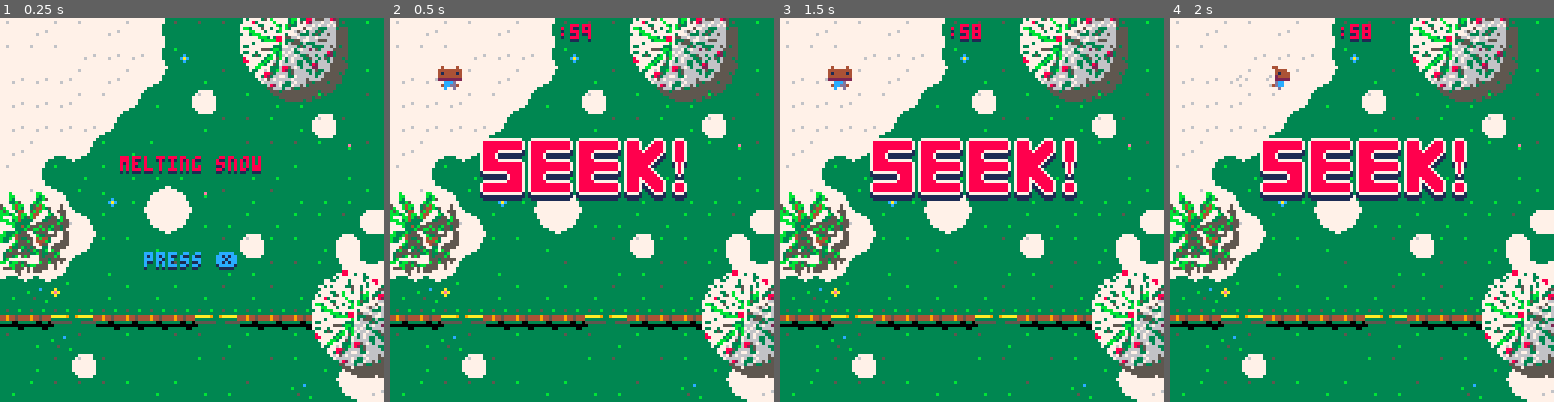
Above: before the commit, frames 1-4 (left to right).
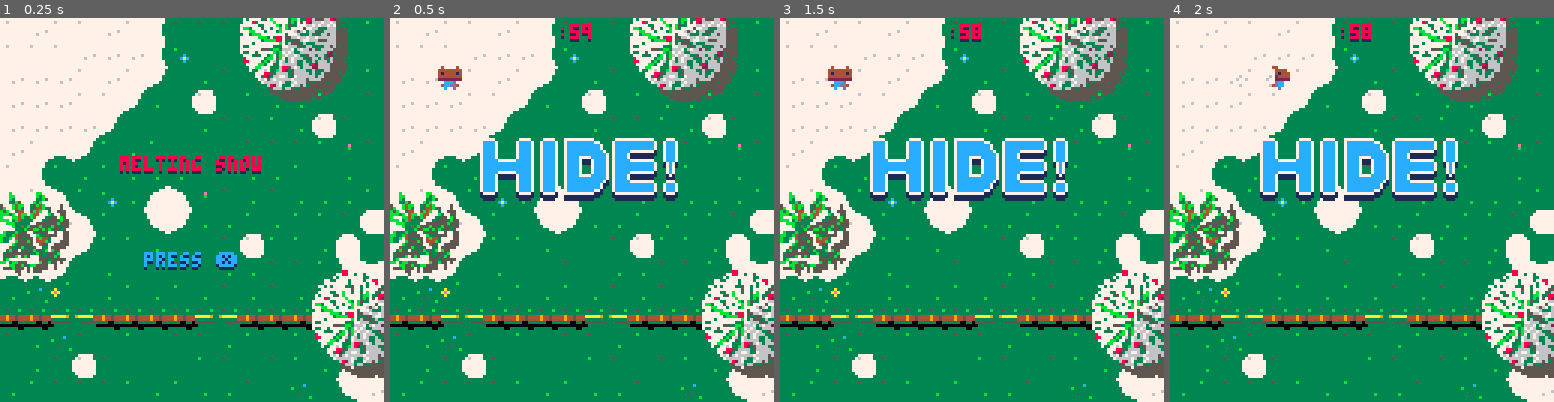
Above: after the commit, the same moments.

Repository: ElectricToy/pico-8
Game: PICO-8 cartridge snow.p8
Same seed, same stepped clock (60 frames per second), same inputs: the game is played once before the commit and once after it.
Inputs:
- Up to frame 1 (0.25 s): no input
- Up to frame 2 (0.5 s): tap X (X key) at 0.33 s
- Up to frame 3 (1.5 s): tap O (Z key) at 0.7 s; tap X (X key) at 1.07 s
- Up to frame 4 (2 s): hold Right from 1.6 s (still down); tap O (Z key) at 1.7 s; tap X (X key) at 1.85 s

Frame 1 is identical in both runs. In frame 2, 7.7% of the frame differs, in the area x 23-78%, y 31-48%; in frame 3, 7.7%; in frame 4, 7.7%.

Commit message:
Button-based searching.

Diff:
--- a/snow.p8
+++ b/snow.p8
@@ -1010,7 +1010,7 @@
 
 function drawcountdown( countdown )
 	-- flicker, urgency color, etc.
-	-- todo
+	-- todo sound
 
 	local totalseconds = flr( ticks_to_seconds( countdown ))
 	local minutes = flr( totalseconds / 60 )
@@ -1100,8 +1100,51 @@
 end
 
 lastsearchedcovering = nil
-
-function testseekerfoundhider()
+seeker_searching = false
+seeking_completion = 0
+
+function donesearching( seekercovering )
+	seeker_searching = false
+	seeking_completion = 0
+end
+
+function updateSeekerCoveredSearching( seekercovering )
+
+	printh( "updateSeekerCoveredSearching" )
+
+	-- ignore the same cover we last searched.
+	if seekercovering == lastsearchedcovering then
+		return
+	end
+
+	seeker_searching = true
+
+	-- Update button presses for searching.
+
+	seeking_completion = clamp( seeking_completion - 0.001, 0, 1 )
+	if actionbuttonjustdown() then
+		seeking_completion = clamp( seeking_completion + 0.05, 0, 1 )
+	end
+
+	if seeking_completion >= 1.0 then
+		if lastsearchedcovering then
+			lastsearchedcovering.visible = true
+		end
+
+		lastsearchedcovering = seekercovering
+		seekercovering.visible = false
+
+		if seekercovering == hidercovering then
+			seekerwins()
+		end
+
+		donesearching()
+	end
+end
+
+function updateSeekerSearching()
+
+	-- first, if the hider isn't even hidden, just look for proximity.
 	local hidercovering = hider:currentcovering()
 
 	-- is the hider hidden?
@@ -1112,25 +1155,10 @@
 			return
 		end
 	else
-		-- yes. test under the same cover at the time limit.
+		-- test more fully.
 		local seekercovering = seeker:currentcovering()
 		if seekercovering then
-			if seekercovering ~= lastsearchedcovering and seeker:secondsundercovering() >= seeker_seek_cover_time_limit_seconds then
-				if lastsearchedcovering then
-					lastsearchedcovering.visible = true
-				end
-
-				lastsearchedcovering = seekercovering
-
-				if seekercovering == hidercovering then
-					seekercovering.visible = false
-					seekerwins()
-					return
-				else
-					-- report failure here.
-					-- todo
-				end
-			end
+			updateSeekerCoveredSearching( seekercovering )
 		else
 			if lastsearchedcovering then
 				lastsearchedcovering.visible = true
@@ -1140,6 +1168,17 @@
 	end
 end
 
+function drawSeekerSearching()
+	if seeker_searching then
+		printshadowed( "press   to search", 30, 50, 8 )
+		printshadowed( "      ❎", 30, 50 + ( flicker( 4 ) and 0 or 2 ) , 8 )
+		local left = 30
+		local right = 98
+		rectfill( left, 60, left + ( right - left ) * seeking_completion, 66, 8 )
+		rect    ( left, 60, right, 66, 14 )
+	end
+end
+
 totalupdates = 0
 
 -- tuning constants
@@ -1150,11 +1189,19 @@
 hiding_ticks = hiding_seconds * 30
 seeking_ticks = seeking_seconds * 30
 
-seeker_seek_cover_time_limit_seconds = 4
 hider_finish_cover_time_limit_seconds = 4
 
 gamestates = {}
 stateticks = 0
+
+function actionbutton()
+	return btn( 4, 0 ) or btn( 5, 0 )
+end
+
+function actionbuttonjustdown()
+	return ( btn( 4, 0 ) and btnp( 4, 0 ) ) or
+		   ( btn( 5, 0 ) and btnp( 5, 0 ) )
+end
 
 gamestates[ "initial" ] =
 {
@@ -1164,7 +1211,7 @@
 	end,
 
 	update = function( self )
-		if btn( 4, 0 ) or btn( 5, 0 ) then
+		if actionbutton() then
 			-- start the game
 			gotostate( "hiding" )
 		end
@@ -1216,7 +1263,7 @@
 		end
 
 		if ticks_to_seconds( stateticks ) < 3 then
-			seekannouncement()
+			hideannouncement()
 		end
 
 	end,
@@ -1258,7 +1305,7 @@
 	end,
 
 	update = function( self )
-		if btn( 4, 0 ) or btn( 5, 0 ) then
+		if actionbutton() then
 			-- start the game
 			gotostate( "seeking" )
 		end
@@ -1284,36 +1331,30 @@
 	end,
 
 	update = function( self )
+		updateSeekerSearching()
+
 		local remainingticks = seeking_ticks - stateticks
 		if remainingticks <= 0 then
 			hiderwins()
 			return
 		end
-
-		testseekerfoundhider()
-
 	end,
 
 	draw = function( self )
 		local remainingticks = seeking_ticks - stateticks
 		drawcountdown( remainingticks )
 
-		local coveredseconds = seeker:secondsundercovering()
-		if lastsearchedcovering ~= seeker:currentcovering() and coveredseconds > 0 then
-			promptcoveredcountdown( seeker_seek_cover_time_limit_seconds - coveredseconds, "searching", 8 )
-		end
+		drawSeekerSearching()
 
 		-- prompt failure
 
 		if lastsearchedcovering then
+			stateannouncement( "not here!", 8 )
 			lastsearchedcovering.visible = false
-			promptcoveredcountdown( 0, "not here!", 8 )
-		end
-
-		if ticks_to_seconds( stateticks ) < 3 then
-			seekannouncement()
-		end
-
+
+		elseif ticks_to_seconds( stateticks ) < 3 then
+				seekannouncement()
+		end
 	end,
 
 	endstate = function( self )
@@ -1328,7 +1369,7 @@
 	end,
 
 	update = function( self )
-		if btn( 4, 0 ) or btn( 5, 0 ) then
+		if actionbutton() then
 			-- start the game
 			gotostate( "hiding" )
 		end
